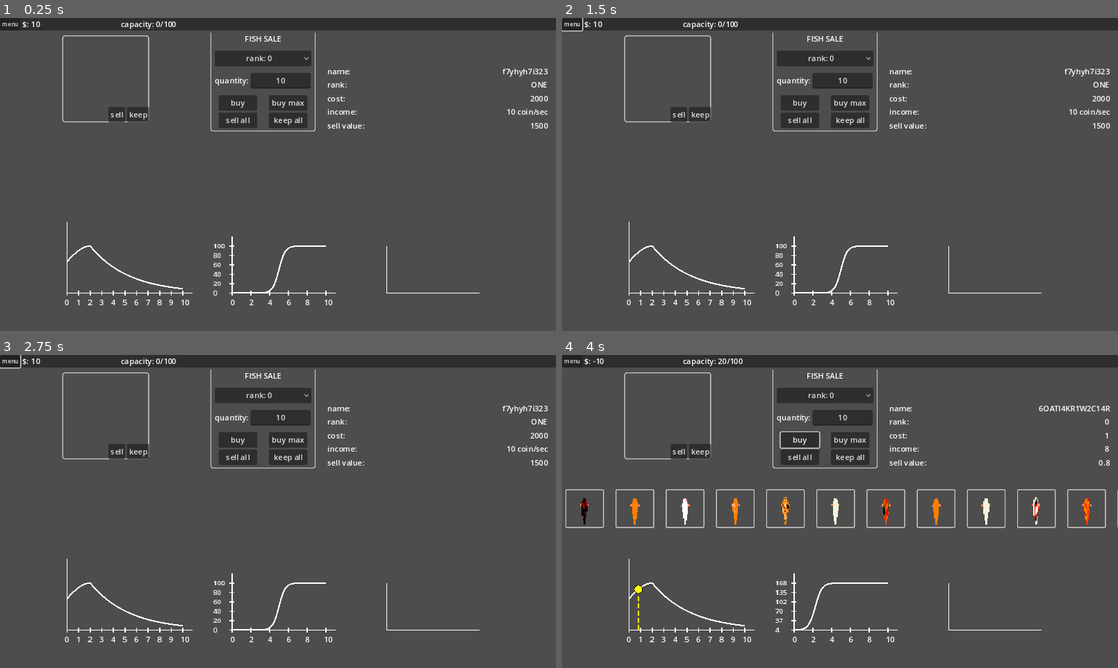
Above: before the commit, frames 1-4 (two rows, left to right).
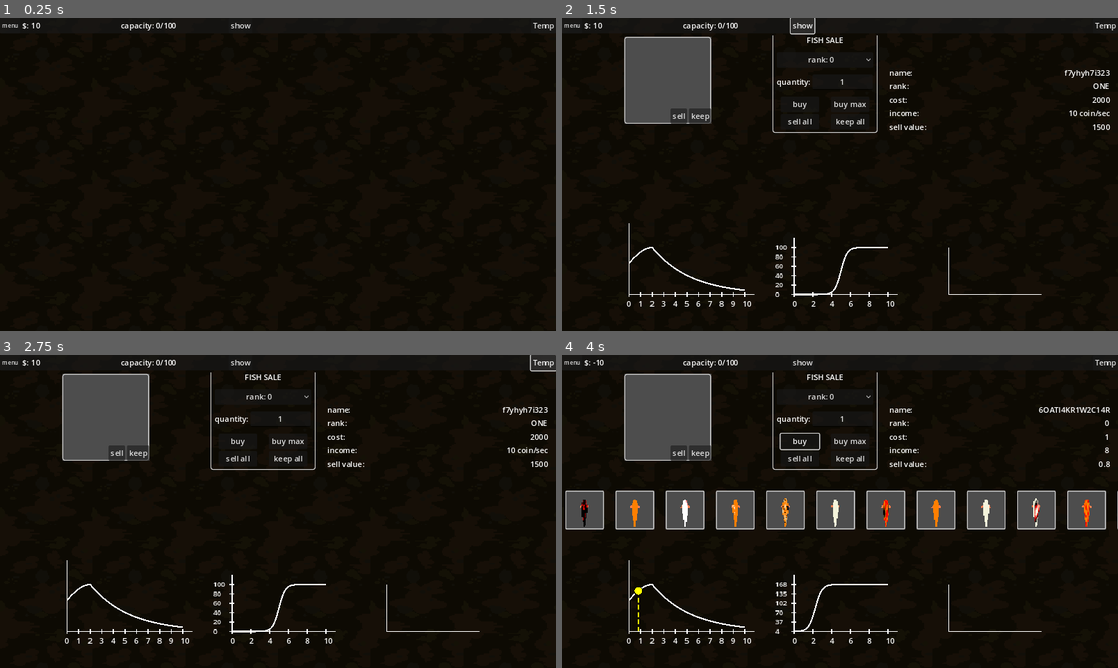
Above: after the commit, the same moments.

Repository: frnklnnlsn/koi-idle
Game: Godot game, scene res://game_parts/user_interface/scenes/main_UI.tscn
Same seed, same stepped clock (60 frames per second), same inputs: the game is played once before the commit and once after it. The project has no main scene, so this scene is started directly.
Inputs (mouse positions are in pixels of both pictures, inside the frame that each line leads up to):
- Up to frame 1 (0.25 s): no input
- Up to frame 2 (1.5 s): click "menu" at 0.5 s; click (801, 24) at 1.25 s, where only the run after the commit has a clickable "show"
- Up to frame 3 (2.75 s): click (544, 361) at 2 s, where only the run after the commit has a clickable "Temp"
- Up to frame 4 (4 s): click "buy" at 2.75 s; tap Enter at 3.5 s; drag from (995, 614) to (895, 442) at 3.52 s

The runs differ from the first frame. In frame 1, 100% of the frame differs, in the area x 0-100%, y 0-100%; in frame 2, 95%; in frame 3, 95%; in frame 4, 87%.
Error after the commit: Invalid access to property or key 'list_of_shop_fish' on a base object of type 'Nil'. (res://scripts/Singletons/FishHandler.gd:12)

Commit message:
we are back
added temp button, kept shop fish visible on closing

Diff:
--- /dev/null
+++ b/koi-idle-godot/SandBox/idel_clock_test/idle_clock.gd
@@ -0,0 +1 @@
+extends Node
--- /dev/null
+++ b/koi-idle-godot/game_parts/user_interface/scenes/ResetSave.gd
@@ -0,0 +1,18 @@
+extends Button
+
+
+# Called when the node enters the scene tree for the first time.
+func _ready():
+	pass # Replace with function body.
+
+
+# Called every frame. 'delta' is the elapsed time since the previous frame.
+func _process(delta):
+	pass
+
+
+func _on_pressed():
+	SaveManager.reset_save_data()
+
+
+	pass # Replace with function body.
--- a/koi-idle-godot/game_parts/user_interface/scenes/fish_card.tscn
+++ b/koi-idle-godot/game_parts/user_interface/scenes/fish_card.tscn
@@ -88,7 +88,7 @@
 [node name="FishViewport" type="SubViewport" parent="SubViewportContainer"]
 unique_name_in_owner = true
 handle_input_locally = false
-size = Vector2i(2, 2)
+size = Vector2i(566, 314)
 render_target_update_mode = 4
 
 [node name="card_button" type="Button" parent="."]
--- a/koi-idle-godot/game_parts/user_interface/scenes/main_UI.tscn
+++ b/koi-idle-godot/game_parts/user_interface/scenes/main_UI.tscn
@@ -1,7 +1,20 @@
-[gd_scene load_steps=3 format=3 uid="uid://bd0wbjjmochmp"]
+[gd_scene load_steps=10 format=4 uid="uid://bd0wbjjmochmp"]
 
 [ext_resource type="Script" path="res://game_parts/user_interface/scenes/main_ui.gd" id="1_e4xtb"]
 [ext_resource type="PackedScene" uid="uid://kg4tm1ni7a1p" path="res://game_parts/user_interface/scenes/shop_interface.tscn" id="2_k8snr"]
+[ext_resource type="Script" path="res://game_parts/user_interface/scenes/sub_viewport.gd" id="2_xfou0"]
+[ext_resource type="Script" path="res://game_parts/fish_gallery/scenes/canvas_layer.gd" id="3_khd06"]
+[ext_resource type="PackedScene" uid="uid://yovlfndii0yq" path="res://game_parts/pond_scenes/scenes/pond.tscn" id="4_b1kcu"]
+[ext_resource type="Shader" path="res://game_parts/fish_gallery/scenes/fish_gallery.gdshader" id="5_ol864"]
+[ext_resource type="TileSet" uid="uid://dp68va7raq4td" path="res://art/tile_set/lily_pad.tres" id="6_hcvnt"]
+[ext_resource type="Script" path="res://game_parts/user_interface/scenes/ResetSave.gd" id="7_1o2js"]
+
+[sub_resource type="ShaderMaterial" id="ShaderMaterial_gu02c"]
+shader = ExtResource("5_ol864")
+shader_parameter/intensity = 0.0
+shader_parameter/base_water_color = Color(0.105, 0.15, 0.118, 1)
+shader_parameter/highlight_scale = 1.0
+shader_parameter/clarity = 0.65
 
 [node name="Main_UI" type="Control"]
 layout_mode = 3
@@ -11,6 +24,59 @@
 grow_horizontal = 2
 grow_vertical = 2
 script = ExtResource("1_e4xtb")
+
+[node name="PondViewport" type="SubViewportContainer" parent="."]
+layout_mode = 1
+anchors_preset = 15
+anchor_right = 1.0
+anchor_bottom = 1.0
+grow_horizontal = 2
+grow_vertical = 2
+stretch = true
+stretch_shrink = 2
+
+[node name="SubViewport" type="SubViewport" parent="PondViewport"]
+unique_name_in_owner = true
+handle_input_locally = false
+size = Vector2i(576, 324)
+render_target_update_mode = 4
+script = ExtResource("2_xfou0")
+
+[node name="Camera2D" type="Camera2D" parent="PondViewport/SubViewport"]
+zoom = Vector2(0.075, 0.075)
+
+[node name="background" type="CanvasLayer" parent="PondViewport/SubViewport"]
+layer = -1
+script = ExtResource("3_khd06")
+
+[node name="background" type="ColorRect" parent="PondViewport/SubViewport/background"]
+unique_name_in_owner = true
+visible = false
+anchors_preset = 15
+anchor_right = 1.0
+anchor_bottom = 1.0
+grow_horizontal = 2
+grow_vertical = 2
+color = Color(0.08, 0.08, 0.08, 0.827451)
+
+[node name="Pond" parent="PondViewport/SubViewport/background" instance=ExtResource("4_b1kcu")]
+
+[node name="ColorRect" type="ColorRect" parent="PondViewport/SubViewport/background"]
+visible = false
+material = SubResource("ShaderMaterial_gu02c")
+anchors_preset = 15
+anchor_right = 1.0
+anchor_bottom = 1.0
+grow_horizontal = 2
+grow_vertical = 2
+color = Color(0.475927, 0.475927, 0.475927, 0.160784)
+
+[node name="lilpads" type="CanvasLayer" parent="PondViewport/SubViewport"]
+visible = false
+
+[node name="lily_pads" type="TileMapLayer" parent="PondViewport/SubViewport/lilpads"]
+tile_map_data = PackedByteArray("AAACAAUAAAAAAAAAAAACAAQAAAAAAAAAAAAAAAAAAAAAAAAAAAD8/wUAAAAAAAAAAAD+/wEAAAAAAAAAAAAAAAYAAAAAAAAAAAACAAYAAAAAAAAAAAADAAIAAAAAAAAAAAADAAEAAAAAAAAAAAAEAAAAAAAAAAAAAAAIAAUAAAAAAAAAAAA=")
+tile_set = ExtResource("6_hcvnt")
 
 [node name="VBoxContainer" type="VBoxContainer" parent="."]
 clip_contents = true
@@ -45,7 +111,26 @@
 text = "0/100
 "
 
+[node name="Spacer" type="Label" parent="VBoxContainer/Panel/HBoxContainer2"]
+custom_minimum_size = Vector2(100, 0)
+layout_mode = 2
+
+[node name="Button2" type="Button" parent="VBoxContainer/Panel/HBoxContainer2"]
+layout_mode = 2
+text = "show"
+
+[node name="Temp" type="Button" parent="VBoxContainer/Panel/HBoxContainer2"]
+layout_mode = 2
+size_flags_horizontal = 10
+text = "Temp"
+script = ExtResource("7_1o2js")
+
 [node name="fish_interface" parent="VBoxContainer" instance=ExtResource("2_k8snr")]
+unique_name_in_owner = true
+visible = false
 layout_mode = 2
 size_flags_vertical = 3
 size_flags_stretch_ratio = 0.0
+
+[connection signal="pressed" from="VBoxContainer/Panel/HBoxContainer2/Button2" to="." method="_on_button_2_pressed"]
+[connection signal="pressed" from="VBoxContainer/Panel/HBoxContainer2/Temp" to="VBoxContainer/Panel/HBoxContainer2/Temp" method="_on_pressed"]
--- a/koi-idle-godot/game_parts/user_interface/scenes/main_ui.gd
+++ b/koi-idle-godot/game_parts/user_interface/scenes/main_ui.gd
@@ -2,6 +2,7 @@
 
 @onready var net_worth_label = %net_worth
 @onready var capacity_label = %capacity
+@onready var fish_interface = %fish_interface
 
 
 func _process(delta)->void:
@@ -15,3 +16,18 @@
 
 	var net_worth = Economy.net_worth
 	net_worth_label.text ="$: " + str(net_worth)
+
+
+
+
+
+
+
+func _on_button_2_pressed():
+	if fish_interface.visible == false:
+		fish_interface.visible = true
+	else:
+		fish_interface.visible = false
+
+
+	pass # Replace with function body.
--- a/koi-idle-godot/game_parts/user_interface/scenes/shop_interface.tscn
+++ b/koi-idle-godot/game_parts/user_interface/scenes/shop_interface.tscn
@@ -183,7 +183,7 @@
 custom_minimum_size = Vector2(125, 0)
 layout_mode = 2
 size_flags_horizontal = 8
-text = "10"
+text = "1"
 alignment = 1
 
 [node name="qnty_slider" type="HSlider" parent="PanelContainer/VBoxContainer/MarginContainer/HBoxContainer/PanelContainer/MarginContainer/VBoxContainer/MarginContainer3/qnty_container"]
--- /dev/null
+++ b/koi-idle-godot/game_parts/user_interface/scenes/sub_viewport.gd
@@ -0,0 +1,69 @@
+extends SubViewport
+
+
+# Called when the node enters the scene tree for the first time.
+func _ready():
+	pass # Replace with function body.
+
+
+# Called every frame. 'delta' is the elapsed time since the previous frame.
+func _process(delta):
+	pass
+
+
+func display_fish(what_fish, where_fish):
+	var save_data = SaveManager.load_saved_data()
+	for fish in save_data.list_of_work_fish:
+
+		new_generate_fish(fish)
+		pass
+	pass
+
+
+
+
+func new_generate_fish(fish_res):
+	var scene = preload("res://game_parts/fish_gallery/scenes/procedural_fish.tscn").instantiate()
+	var line_body = scene.get_node("body")
+
+	# Force duplicate the texture and its sub-resources BEFORE modifying
+	if line_body.texture:
+		line_body.texture = line_body.texture.duplicate(true)
+		if line_body.texture.color_ramp:
+			line_body.texture.color_ramp = line_body.texture.color_ramp.duplicate(true)
+		if line_body.texture.noise:
+			line_body.texture.noise = line_body.texture.noise.duplicate(true)
+
+	var script = preload("res://game_parts/fish_gallery/scripts/procedural_body.gd")
+	var instance = script.new()
+	line_body.add_child(instance)
+	instance.modify_parent(fish_res)
+	self.add_child(scene)
+
+func remove_shop_fish(remove_shop_fish:Array) -> void:
+	if remove_shop_fish:
+		print("this is the list of fish to remove from the shop list:" + str(remove_shop_fish))
+		var save_data = SaveManager.load_saved_data()
+
+		for fish_to_remove in remove_shop_fish:
+			print("this is the save data before remove: " + str(save_data.list_of_shop_fish))
+			print("looking for fish with ID: " + fish_to_remove.ID)
+
+			# Find the index by comparing fish IDs
+			var found_index = -1
+			for i in range(save_data.list_of_shop_fish.size()):
+				var shop_fish = save_data.list_of_shop_fish[i]
+				if shop_fish.ID == fish_to_remove.ID:
+					found_index = i
+					break
+
+			if found_index != -1:
+				save_data.list_of_shop_fish.remove_at(found_index)
+				print("removed fish with ID: " + fish_to_remove.ID + " at index: " + str(found_index))
+			else:
+				print("fish with ID: " + fish_to_remove.ID + " not found in shop list")
+
+			print("this is the save data after remove: " + str(save_data.list_of_shop_fish))
+
+		print("final list of shop fish: " + str(save_data.list_of_shop_fish))
+		SaveManager.save_current_data(save_data)
--- a/koi-idle-godot/game_parts/user_interface/scripts/fish_interface.gd
+++ b/koi-idle-godot/game_parts/user_interface/scripts/fish_interface.gd
@@ -23,6 +23,7 @@
 
 var temp_fish_array = []
 @onready var selected_fish: fish_conf
+
 var fish_collection: Array = []
 var card_placement_index = 0
 
@@ -31,6 +32,8 @@
 	histogram_graph.bar_clicked.connect(for_bar_clicked)
 	keep.connect(for_keep_fish)
 	sell.connect(for_sell_fish)
+
+	populate_fish_cards(FishHandler.list_of_shop_fish)
 
 ### Fish Card Management
 func populate_fish_cards(new_fish_array: Array):
@@ -158,15 +161,15 @@
 				child.queue_free()
 
 func set_fish_label_data(fish_res: fish_conf) -> void:
-	print("=== DEBUG FISH DATA ===")
-	print("Fish resource: ", fish_res)
-	print("Fish ID: ", fish_res.ID)
-	print("Fish rank: ", fish_res.rank)
-	print("All properties: ")
-	for prop in fish_res.get_property_list():
-		if prop.name in ["ID", "rank", "cost", "income", "value"]:
-			print("  ", prop.name, ": ", fish_res.get(prop.name))
-	print("=======================")
+	#print("=== DEBUG FISH DATA ===")
+	#print("Fish resource: ", fish_res)
+	#print("Fish ID: ", fish_res.ID)
+	#print("Fish rank: ", fish_res.rank)
+	#print("All properties: ")
+	#for prop in fish_res.get_property_list():
+		#if prop.name in ["ID", "rank", "cost", "income", "value"]:
+			#print("  ", prop.name, ": ", fish_res.get(prop.name))
+	#print("=======================")
 
 	fish_name.text = str(fish_res.ID)
 	fish_rank.text = str(fish_res.rank)
--- a/koi-idle-godot/scripts/Singletons/Economy.gd
+++ b/koi-idle-godot/scripts/Singletons/Economy.gd
@@ -8,7 +8,7 @@
 	FishGenerator.new_fish.connect(for_new_fish)
 
 
-func _process(delta)->void: #save the income and networth to the savedata
+func _process(delta)->void: #save the income and networth to the savedata, is this good?
 	var save_data = SaveManager.load_saved_data()
 	save_data.income = income
 	save_data.net_worth = net_worth
--- a/koi-idle-godot/scripts/Singletons/FishHandler.gd
+++ b/koi-idle-godot/scripts/Singletons/FishHandler.gd
@@ -1,13 +1,15 @@
 extends Node
 #var list_of_work_fish:Array
 #var lsit_of_retired_fish:Array
-#var list_of_shop_fish:Array
+var list_of_shop_fish:Array
 var capacity = 100
 var total_fish:int
 
 
 
 func _ready()->void:
+	var save_data = SaveManager.load_saved_data()
+	list_of_shop_fish = save_data.list_of_shop_fish
 	FishGenerator.new_fish.connect(save_shop_fish)
 
 
--- a/koi-idle-godot/scripts/Singletons/SaveManager.gd
+++ b/koi-idle-godot/scripts/Singletons/SaveManager.gd
@@ -3,7 +3,9 @@
 var save_path := "user://savegame.tres"
 
 func _ready() -> void:
-	reset_save_data()
+	print("stops here")
+	pass
+	#reset_save_data()
 	#var save_data := ResourceLoader.load(save_path)
 	#save_data = SaveData.new()
 	##save_current_data(save_data)
--- a/koi-idle-godot/scripts/save_data.gd
+++ b/koi-idle-godot/scripts/save_data.gd
@@ -2,8 +2,9 @@
 extends Resource
 class_name SaveData
 ### not sureif I should make this a resource so it can be saved?
+
+
 ### these are the three places that fish will be.
-
 @export var list_of_work_fish:Array
 @export var lsit_of_retired_fish:Array
 @export var list_of_shop_fish:Array
Not shown, removed: .DS_Store
Not shown, removed: koi-idle-godot/.DS_Store
Not shown, removed: koi-idle-godot/art/.DS_Store
Not shown, removed: koi-idle-godot/game_parts/fish_maker/.DS_Store
Not shown, changed: koi-idle-godot/kanban_tasks_data.kanban
